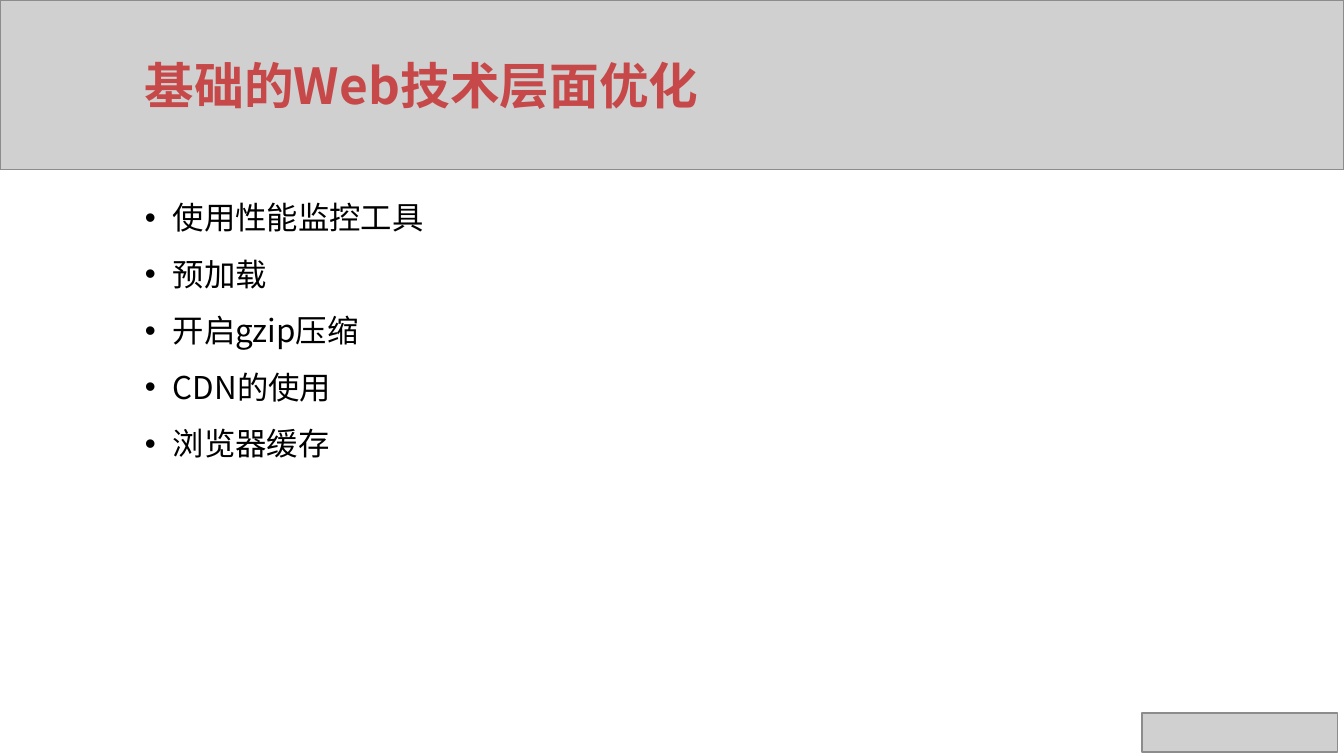
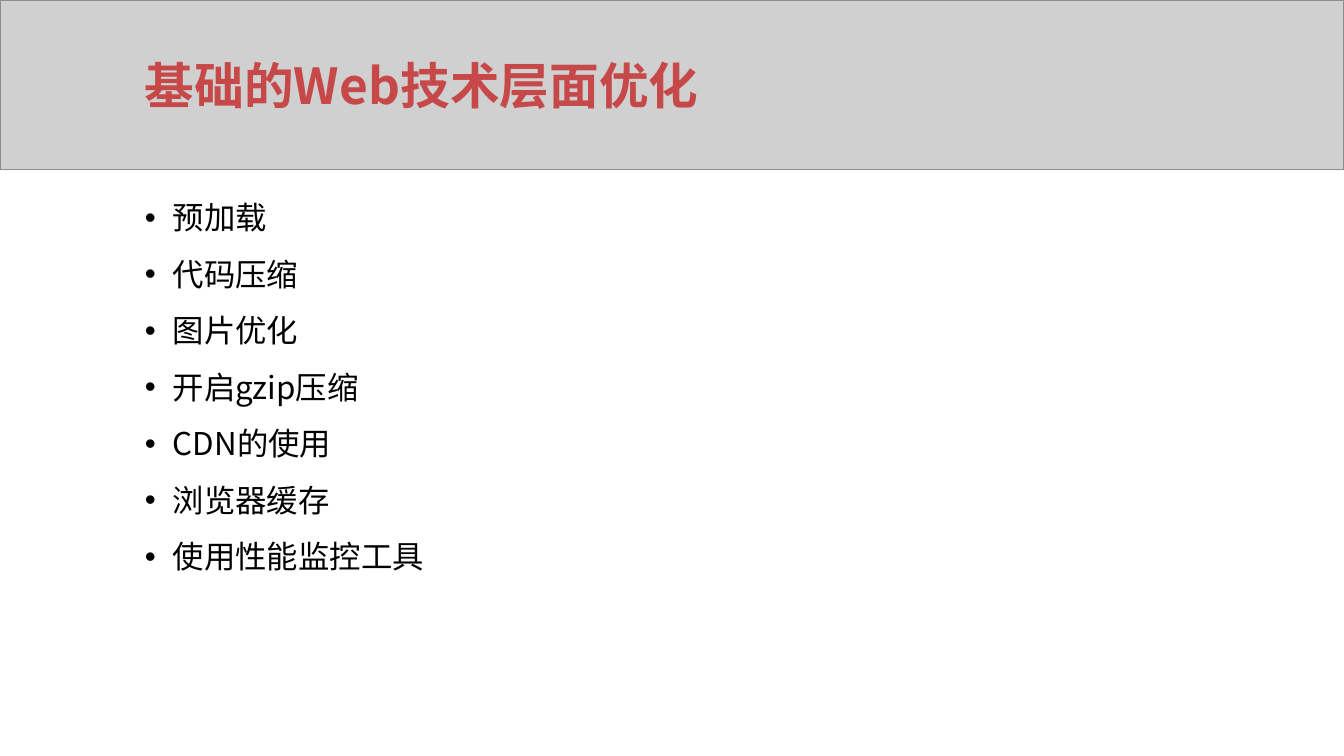
Before and after one commit to xuqunhai/python, a slide deck: slide 37 of 创课/ppt/ppt/Vue项目最佳实践.pptx. Drawn at 1344x756 pixels with LibreOffice and Linux fonts; fonts in the diff are those of the drawing; grey boxes stand for pictures. Boxes give left, top, right and bottom in pixels: in the first picture for what was removed or moved away, otherwise in the second. Text is boxed around its words. In the diff, an @@ line names an element or a change of style, - is before the commit and + after.

```diff
--- a/创课/ppt/ppt/Vue项目最佳实践.pptx
+++ b/创课/ppt/ppt/Vue项目最佳实践.pptx
@@ text at (173,202,424,232): paragraph removed @@
-• 使用性能监控工具
@@ text at (173,259,298,345): paragraphs added @@
+• 代码压缩
+• 图片优化
@@ text at (173,541,424,571): paragraph added @@
+• 使用性能监控工具
@@ picture removed at (1142,714,1337,753) @@
```
Also in this commit, not shown: 7 other slides changed, 4 slides added, 15 slides removed, 9 other files.
